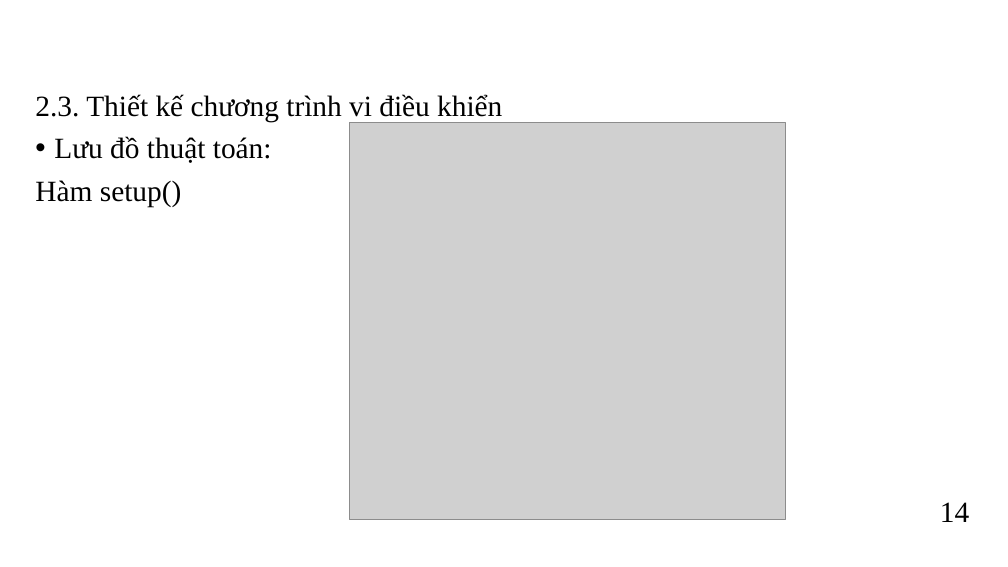
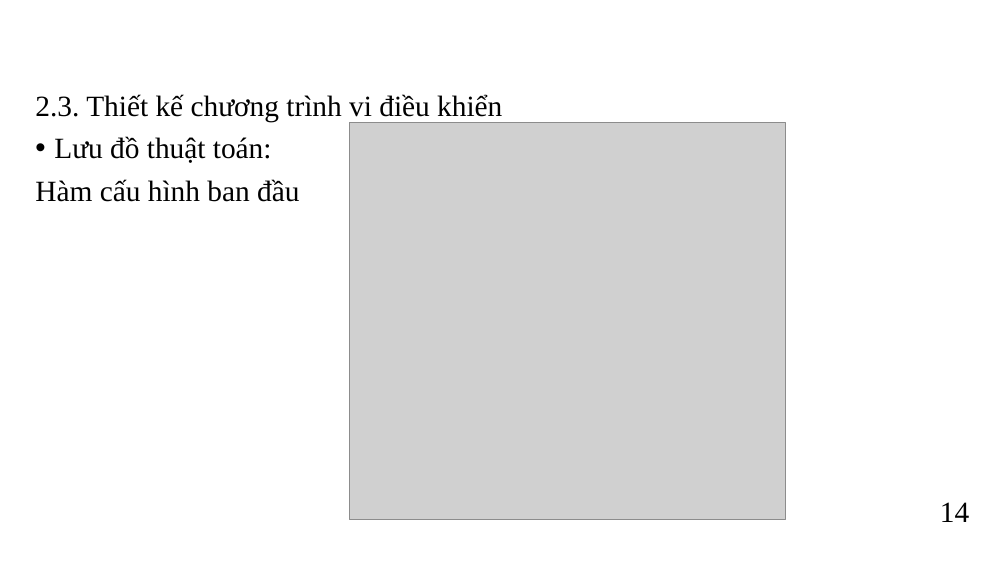
Before and after one commit to kurooroo/DATN, a slide deck: slide 17 of documents/Slide Đồ án tốt nghiệp_Nguyễn Tuấn Anh_REV3.pptx. Drawn at 1008x567 pixels with LibreOffice and Linux fonts; fonts in the diff are those of the drawing; grey boxes stand for pictures; background and template pictures are left out. Boxes give left, top, right and bottom in pixels: in the first picture for what was removed or moved away, otherwise in the second. Text is boxed around its words. In the diff, an @@ line names an element or a change of style, - is before the commit and + after.

```diff
--- a/documents/Slide Đồ án tốt nghiệp_Nguyễn Tuấn Anh_REV3.pptx
+++ b/documents/Slide Đồ án tốt nghiệp_Nguyễn Tuấn Anh_REV3.pptx
@@ text at (x1=35, y1=179, x2=299, y2=202): text changed @@
-Hàm setup()
+Hàm cấu hình ban đầu
```
Also in this commit, not shown: 4 other slides changed, 1 slide added, 2 other files.
